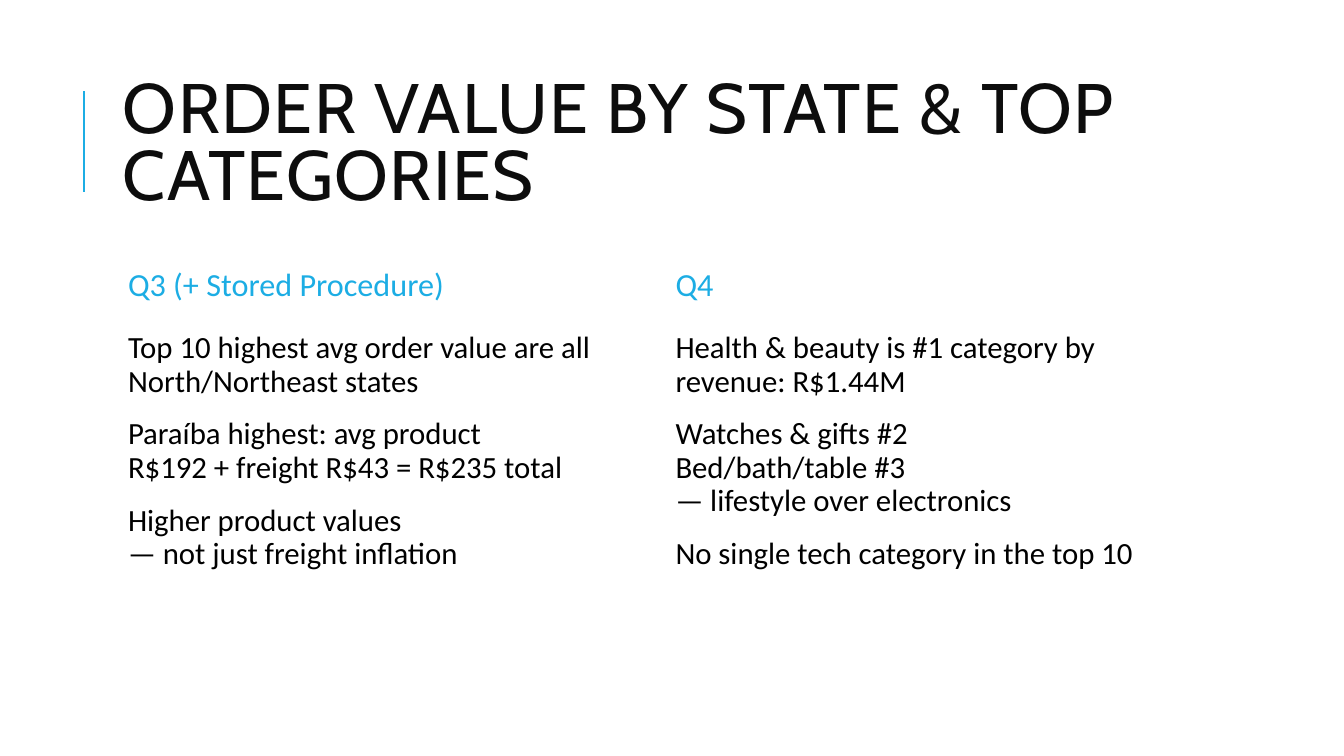
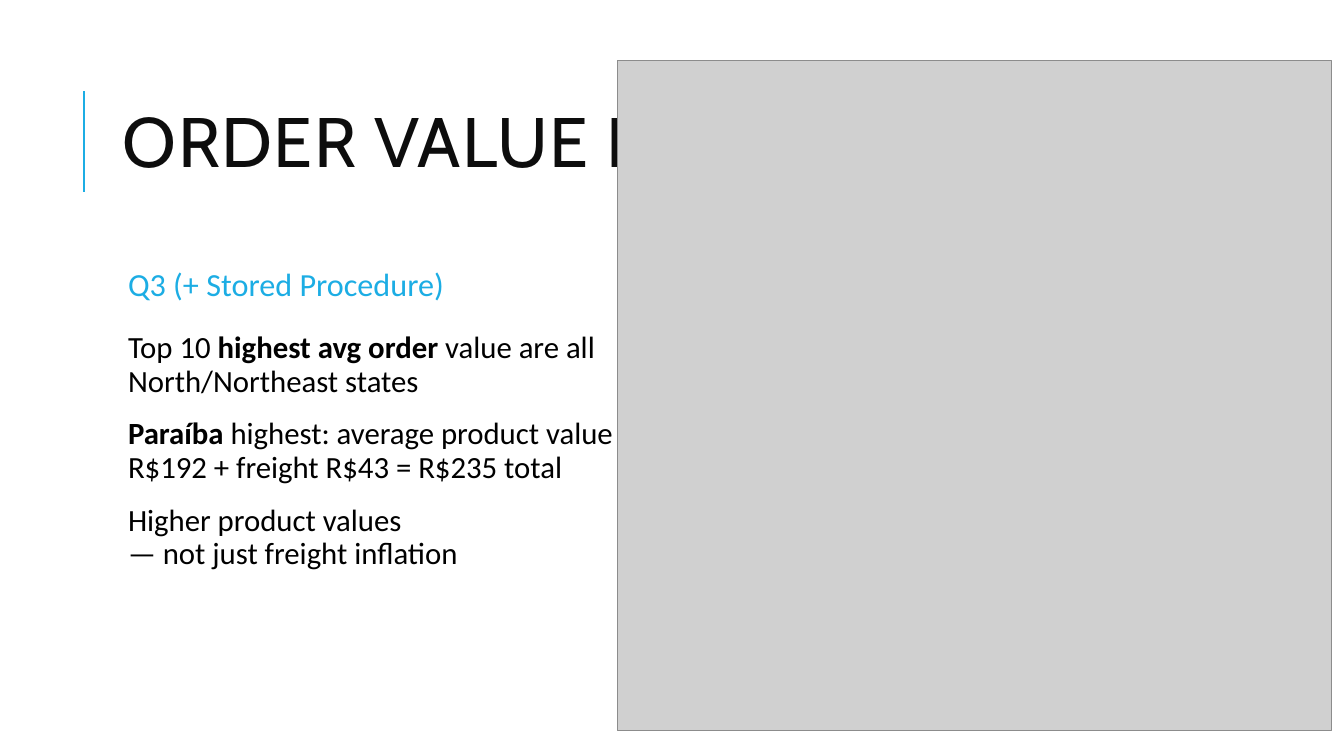
Before and after one commit to jan-zika/olist-db, a slide deck: slide 8 of presentation/Olist E-Commerce Analysis.pptx (slide 6 before the commit). Drawn at 1344x756 pixels with LibreOffice and Linux fonts; fonts in the diff are those of the drawing; grey boxes stand for pictures. Boxes give left, top, right and bottom in pixels: in the first picture for what was removed or moved away, otherwise in the second. Text is boxed around its words. In the diff, an @@ line names an element or a change of style, - is before the commit and + after.

```diff
--- a/presentation/Olist E-Commerce Analysis.pptx
+++ b/presentation/Olist E-Commerce Analysis.pptx
@@ picture added at (617,60,1332,731) @@
@@ title at (123,108,688,183): text changed @@
-ORDER VALUE BY STATE & TOP CATEGORIES
+ORDER VALUE BY STATE
@@ text removed at (676,275,714,301) @@
-Q4
@@ text at (128,336,595,394): bold on in "highest avg order" @@
@@ text removed at (676,336,1132,570) @@
-  Health & beauty is #1 category by revenue: R$1.44M
-  Watches & gifts #2
-  Bed/bath/table #3
-  — lifestyle over electronics
-  No single tech category in the top 10
@@ text at (128,422,613,484): text changed @@
-  Paraíba highest: avg product
-  R$192 + freight R$43 = R$235 total
+  Paraíba highest: average product value
+  R$192 + freight R$43 = R$235 total
```
Also in this commit, not shown: 2 other slides changed, 3 slides added, 1 other file.
